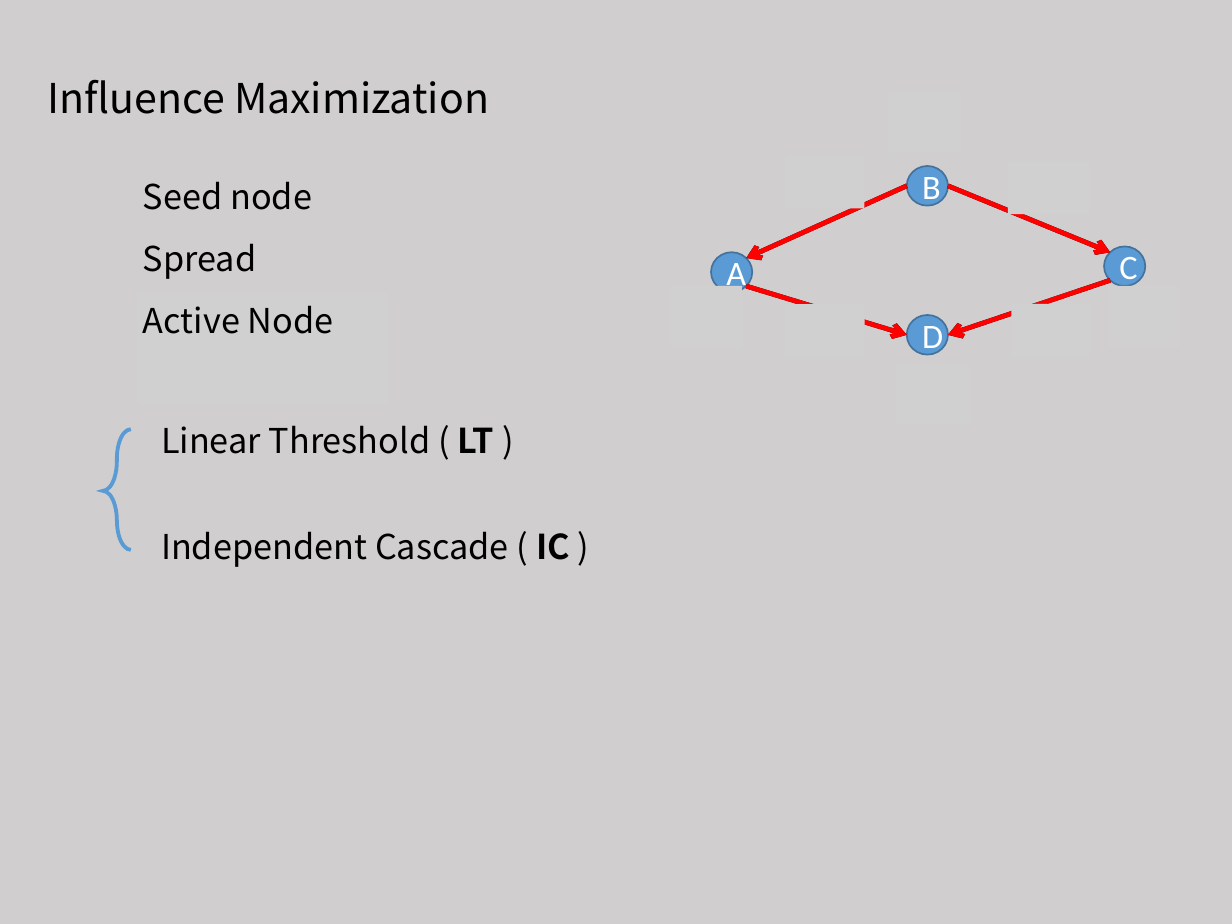
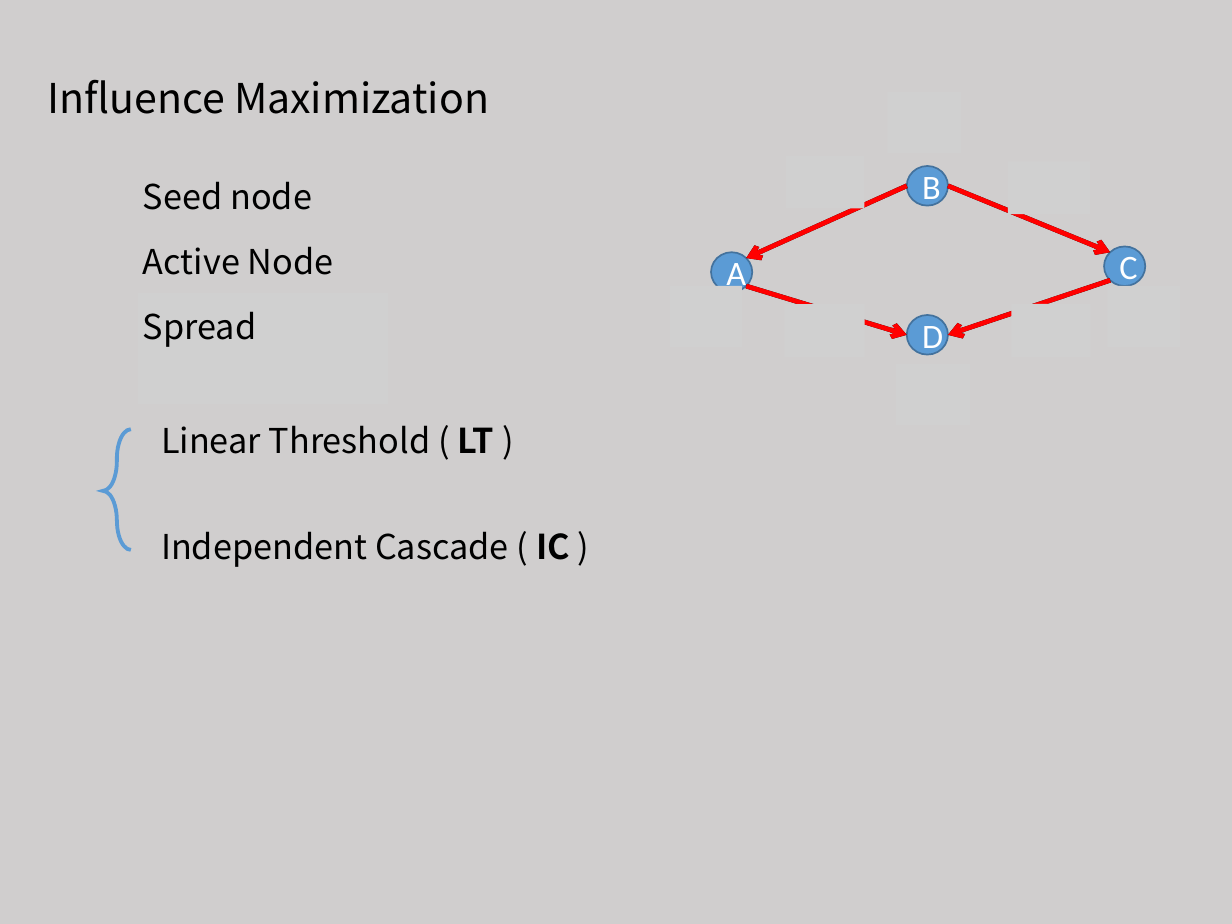
Before and after one commit to tianzhuwei/PPT, a slide deck: slide 3 of 4-魏天柱-Holistic Influence Maximization_ Combining Scalability and Efficiency with Opinion-Aware Models..pptx. Drawn at 1232x924 pixels with LibreOffice and Linux fonts; fonts in the diff are those of the drawing; grey boxes stand for pictures. Boxes give left, top, right and bottom in pixels: in the first picture for what was removed or moved away, otherwise in the second. Text is boxed around its words. In the diff, an @@ line names an element or a change of style, - is before the commit and + after.

Commit message:
update

```diff
--- a/4-魏天柱-Holistic Influence Maximization_ Combining Scalability and Efficiency with Opinion-Aware Models..pptx
+++ b/4-魏天柱-Holistic Influence Maximization_ Combining Scalability and Efficiency with Opinion-Aware Models..pptx
@@ text "Active Node": place and size @@
-text "Active Node" at [143, 305, 334, 334]
+text "Active Node" at [143, 246, 334, 275]
@@ text "Spread": place and size @@
-text "Spread" at [143, 243, 257, 279]
+text "Spread" at [143, 311, 257, 347]
```
Also in this commit, not shown: 2 other slides changed.
